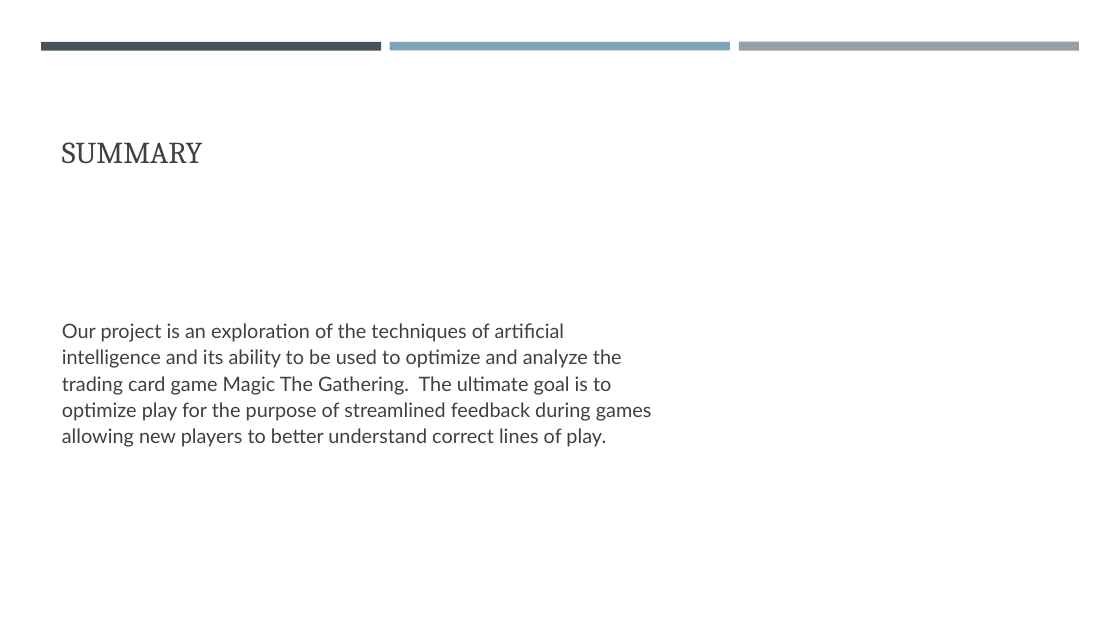
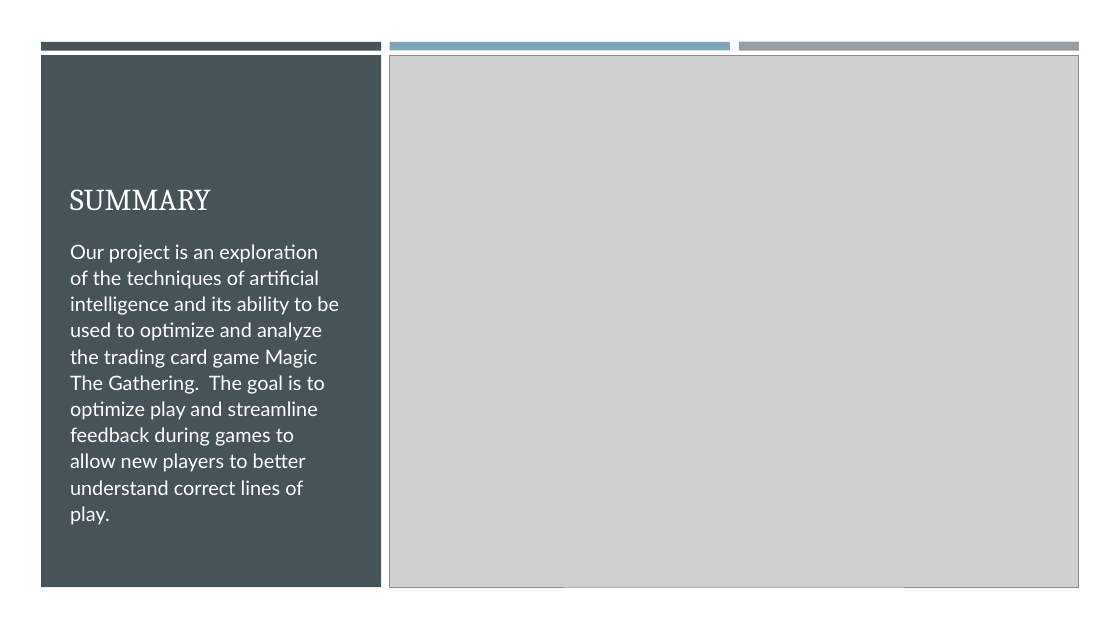
Before and after one commit to NicholasTillo/Gitaxian-Probe, a slide deck: slide 2 of problem_formulation.pptx. Drawn at 1120x630 pixels with LibreOffice and Linux fonts; fonts in the diff are those of the drawing; grey boxes stand for pictures. Boxes give left, top, right and bottom in pixels: in the first picture for what was removed or moved away, otherwise in the second. Text is boxed around its words. In the diff, an @@ line names an element or a change of style, - is before the commit and + after.

Commit message:
Added photos and finished powerpoint

```diff
--- a/problem_formulation.pptx
+++ b/problem_formulation.pptx
@@ background #FFFFFF to #412724 @@
@@ rectangle added at (0, 0, 1120, 630), fill #FFFFFF @@
@@ rectangle added at (41, 55, 381, 587), fill #465359 @@
@@ picture added at (390, 55, 1080, 587) @@
@@ title "SUMMARY": place and size @@
-title "SUMMARY" at (62, 142, 203, 163)
+title "SUMMARY" at (70, 189, 211, 210)
@@ title "SUMMARY" at (70, 189, 211, 210): text colour #404040 to #FFFFFF @@
@@ text "Our project is an exploration ..." at (70, 244, 339, 525): vertical alignment middle to top @@
@@ text at (70, 244, 339, 525): text changed; text colour #404040 to #FFFFFF @@
-Our project is an exploration of the techniques of artificial intelligence and its ability to be used to optimize and analyze the trading card game Magic The Gathering. The ultimate goal is to optimize play for the purpose of streamlined feedback during games allowing new players to better understand correct lines of play.
+Our project is an exploration of the techniques of artificial intelligence and its ability to be used to optimize and analyze the trading card game Magic The Gathering. The goal is to optimize play and streamline feedback during games to allow new players to better understand correct lines of play.
```
Also in this commit, not shown: 4 other slides changed, 13 other files.
